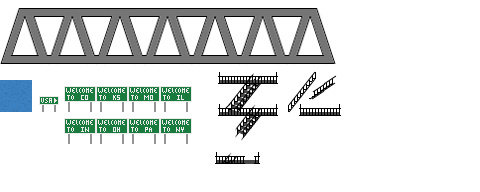
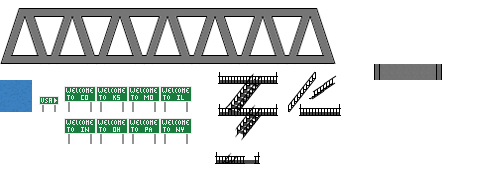
Layers edited between the first and the second 480px x 192px image:
added layer "Layer 20" in group "CartelRuta" over [374, 64, 442, 80]
